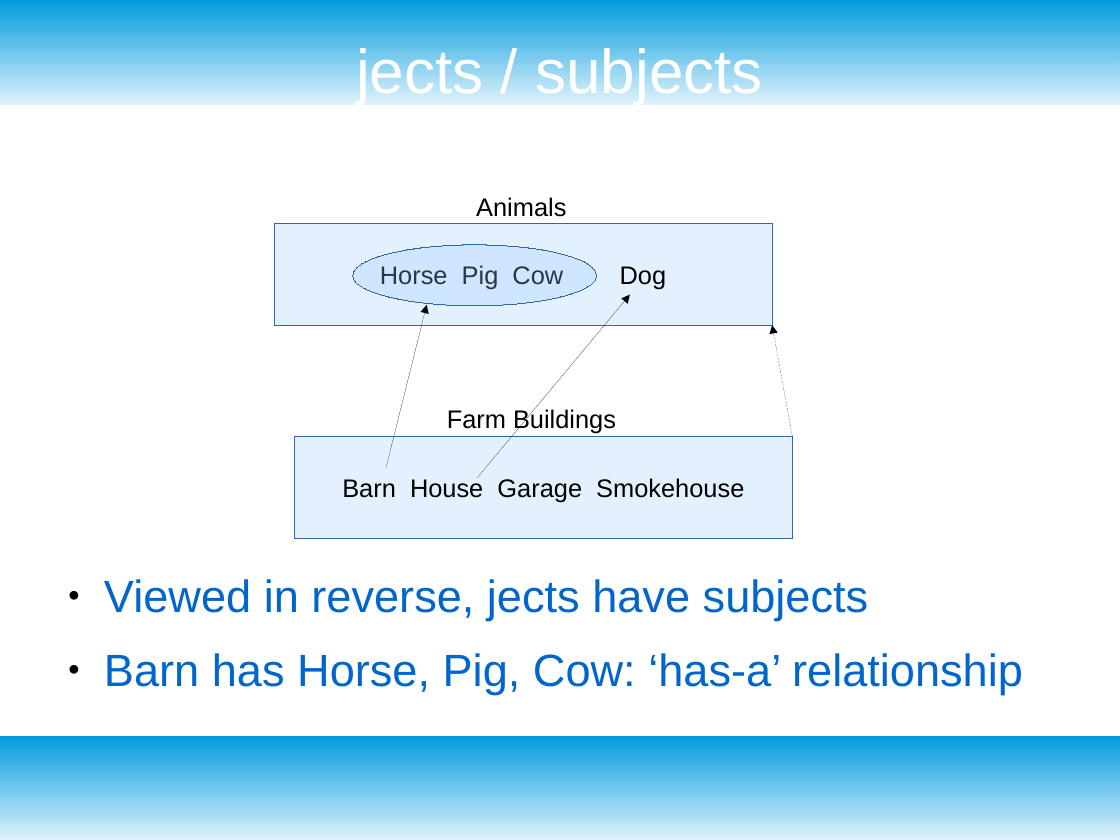
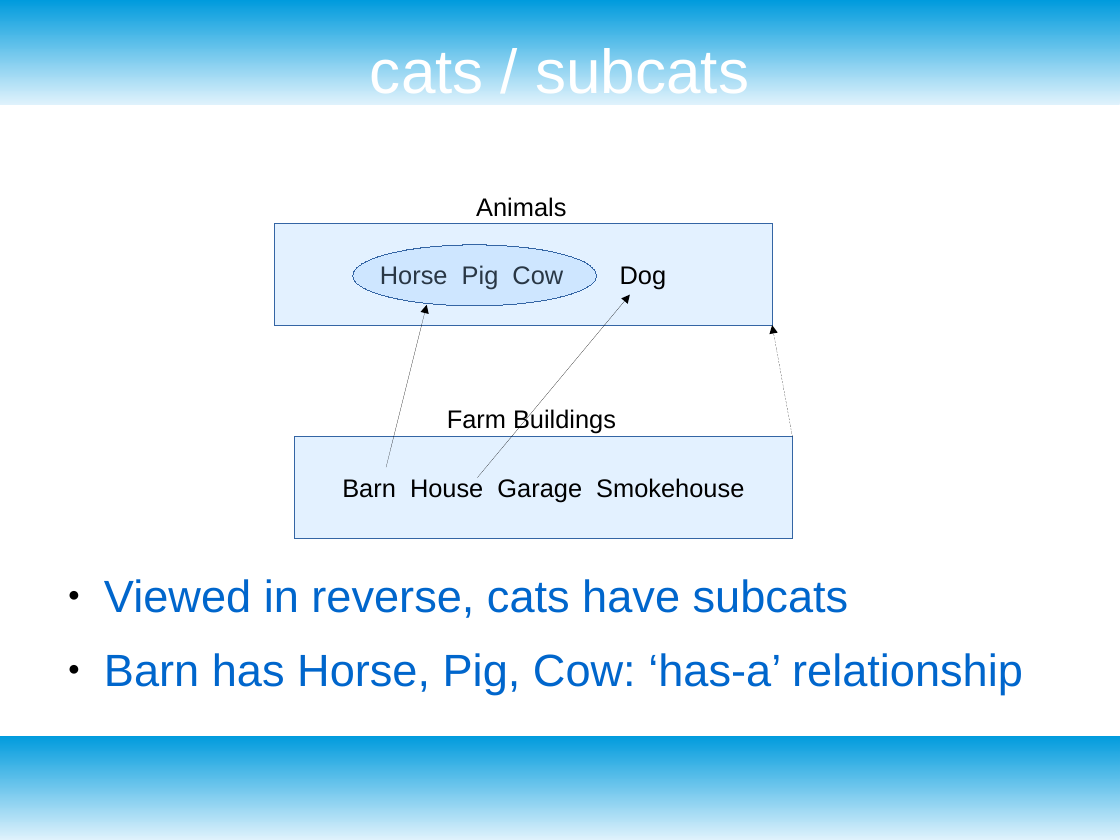
Before and after one commit to livcoco/pensieve, a slide deck: slide 6 of docs/categorizer_concepts.odp (slide 5 before the commit). Drawn at 1120x840 pixels with LibreOffice and Linux fonts; fonts in the diff are those of the drawing. Boxes give left, top, right and bottom in pixels: in the first picture for what was removed or moved away, otherwise in the second. Text is boxed around its words. In the diff, an @@ line names an element or a change of style, - is before the commit and + after.

Commit message:
updated docs for database
have not updated the code yet

```diff
--- a/docs/categorizer_concepts.odp
+++ b/docs/categorizer_concepts.odp
@@ title at (x1=370, y1=44, x2=749, y2=105): text changed @@
-jects / subjects
+cats / subcats
@@ text at (x1=104, y1=579, x2=849, y2=618): text changed @@
-● Viewed in reverse, jects have subjects
+● Viewed in reverse, cats have subcats
```
Also in this commit, not shown: 6 other slides changed, 1 slide added, 1 other file.
